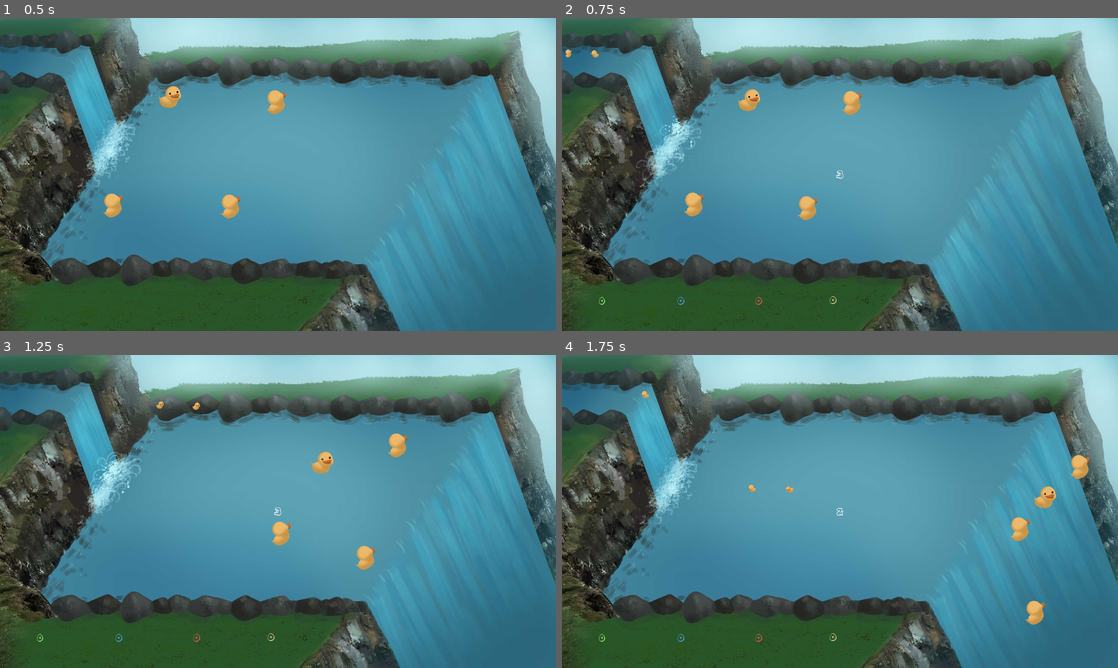
Above: before the commit, frames 1-4 (two rows, left to right).
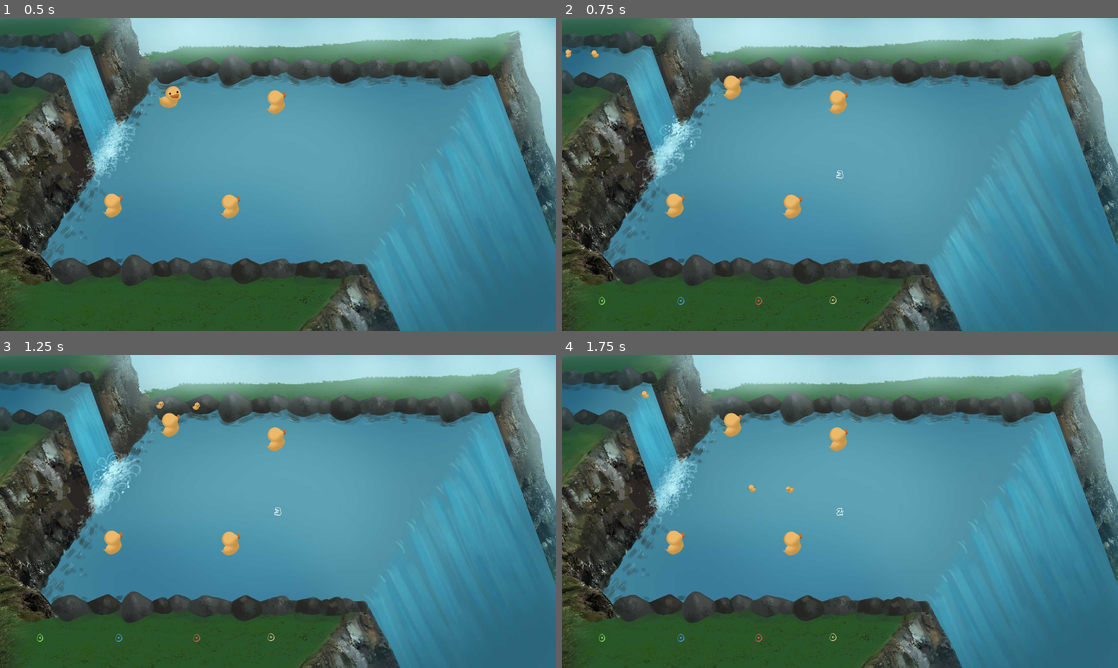
Above: after the commit, the same moments.

Repository: TeamAwesomeTOJam/ducks
Game: Godot game, scene res://Game.tscn
Same seed, same stepped clock (60 frames per second), same inputs: the game is played once before the commit and once after it.
Inputs:
- Up to frame 1 (0.5 s): no input
- Up to frame 2 (0.75 s): tap Enter (p0duck) at 0.5, 0.6 s; hold Up (ui_up) from 0.53 s (still down)
- Up to frame 3 (1.25 s): keep holding Up (ui_up)
- Up to frame 4 (1.75 s): release Up (ui_up) at 1.28 s; tap Enter (p0duck) at 1.35 s

Frame 1 is identical in both runs. In frame 2, 1.5% of the frame differs, in the area x 18-54%, y 18-65%; in frame 3, 1.6%, in the area x 18-74%, y 18-69%; in frame 4, 1.6%.

Commit message:
Removed current use of game end

Diff:
--- a/Game.gd
+++ b/Game.gd
@@ -38,7 +38,7 @@
     $HUD.end_game()
     update_state(STATE.post_game)
 
-    emit_signal('game_ended')
+#    emit_signal('game_ended')
 
 
 func update_hud():
@@ -94,9 +94,6 @@
     if state == STATE.idle && Input.is_action_pressed('ui_up'):
         pre_game()
 
-    if Input.is_action_just_pressed('ui_up'):
-        emit_signal('game_ended')
-
     if Input.is_action_just_pressed('p0duck'):
         spawn_duck()
 
